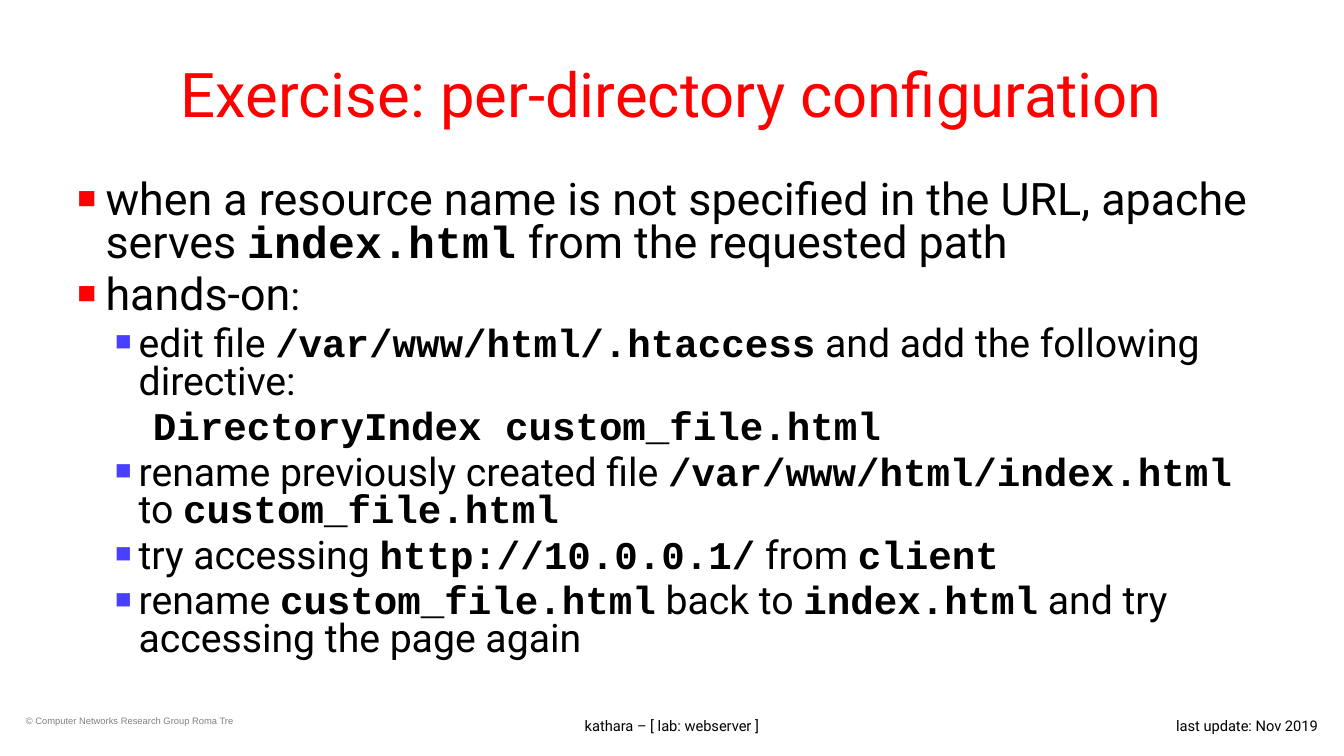
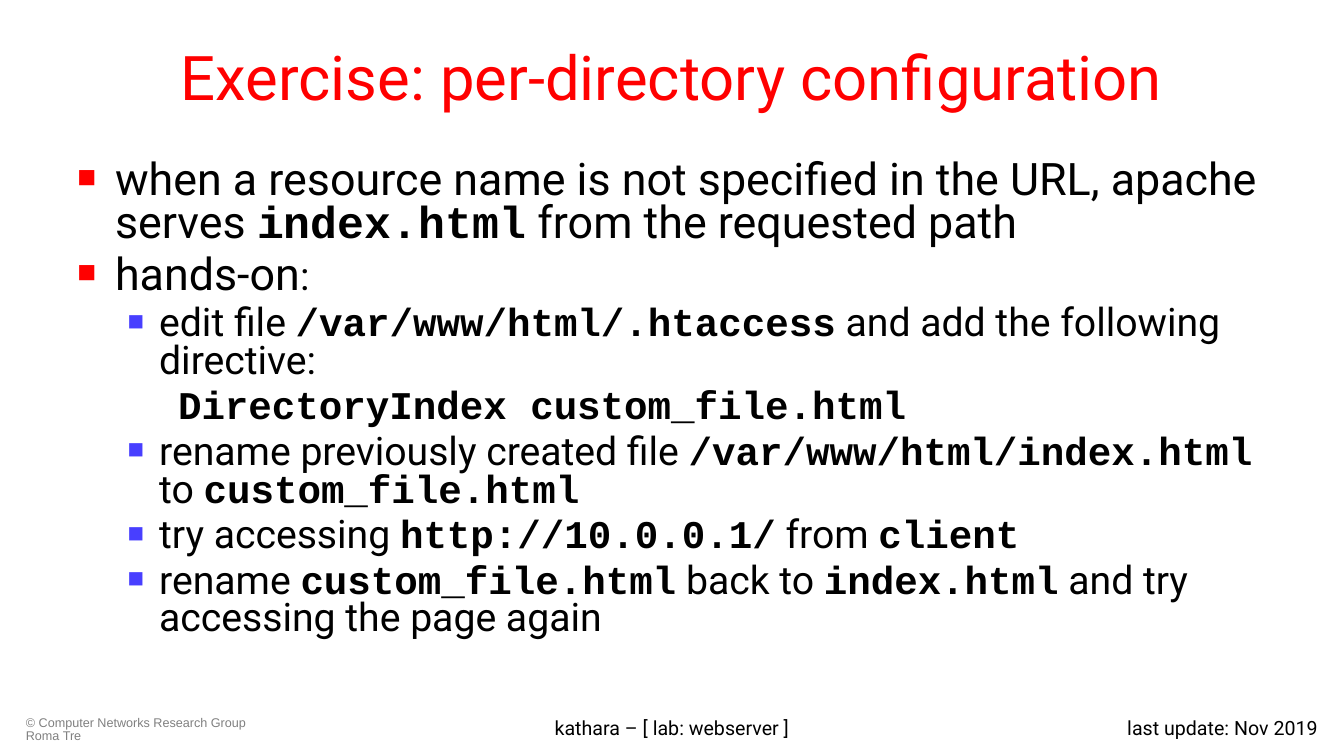
Before and after one commit to KatharaFramework/Kathara-Labs, a slide deck: slide 14 of main-labs/application-level/web-server/008-kathara-lab_web-server.pptx. Drawn at 1344x756 pixels with LibreOffice and Linux fonts; fonts in the diff are those of the drawing; background and template pictures are left out. Boxes give left, top, right and bottom in pixels: in the first picture for what was removed or moved away, otherwise in the second. Text is boxed around its words. In the diff, an @@ line names an element or a change of style, - is before the commit and + after.

Commit message:
Updated webserver slides

```diff
--- a/main-labs/application-level/web-server/008-kathara-lab_web-server.pptx
+++ b/main-labs/application-level/web-server/008-kathara-lab_web-server.pptx
@@ title "Exercise: per-directory configuration": place and size @@
-title "Exercise: per-directory configuration" at <box>181,70,1162,130</box>
+title "Exercise: per-directory configuration" at <box>181,53,1162,113</box>
@@ text "when a resource name is ...": place and size @@
-text "when a resource name is ..." at <box>106,181,1247,660</box>
+text "when a resource name is ..." at <box>115,161,1257,639</box>
@@ text "when a resource name is ..." at <box>115,161,1257,639</box>: indent changed @@
@@ text "© Computer Networks Research Group ..." at <box>26,718,246,740</box>: size 6.8 to 9 pt @@
@@ text "kathara – [ lab: webserver ..." at <box>555,720,779,736</box>: size 10.5 to 14 pt @@
@@ text "last update: Nov 2019" at <box>1127,720,1318,739</box>: size 10.5 to 14 pt @@
```
Also in this commit, not shown: 12 other slides changed, 1 other file.
